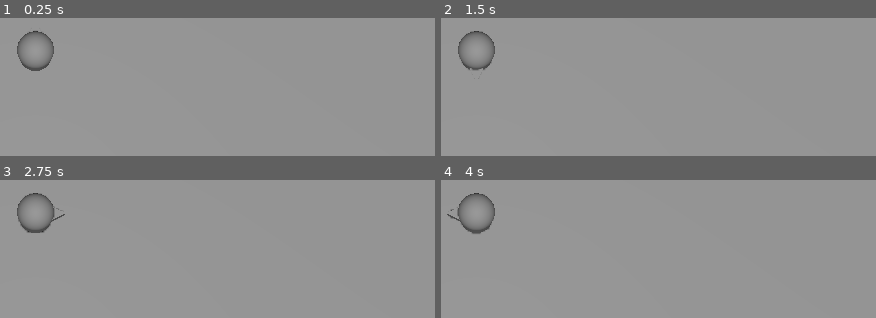
Above: before the commit, frames 1-4 (two rows, left to right).
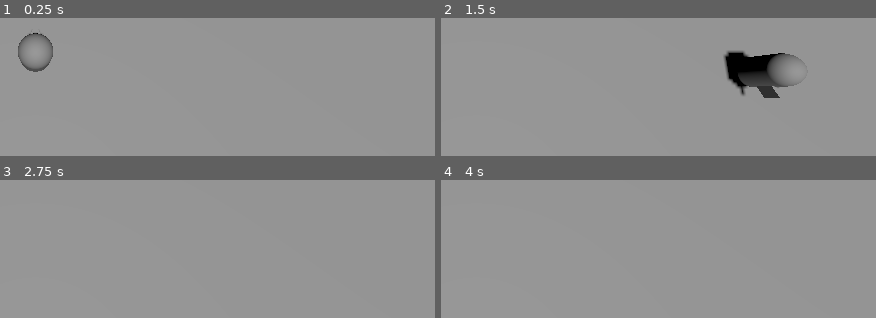
Above: after the commit, the same moments.

Repository: AlexGarbus/global-game-jam-2025
Game: Godot game, scene res://main.tscn
Two runs of this game, one before a commit and one after it. Both use one fixed random seed, a clock stepped at 60 frames per second and the inputs below.
Inputs:
- Up to frame 1 (0.25 s): no input
- Up to frame 2 (1.5 s): hold Right (move_right) 0.53-1.28 s; tap Space (jump) at 0.6, 0.77, 1.07, 1.35 s; hold Down (move_backward) from 1.28 s (still down)
- Up to frame 3 (2.75 s): tap Space (jump) at 1.52, 1.82, 2.1 s; release Down (move_backward) at 2.03 s; hold Right (move_right) from 2.03 s (still down)
- Up to frame 4 (4 s): tap Enter at 2.75 s; release Right (move_right) at 2.78 s; hold Up (move_forward) 2.78-3.53 s; tap Space (jump) at 2.85, 3.02, 3.32, 3.5, 3.6, 3.77 s; hold Left (move_left) from 3.53 s (still down)

The runs differ from the first frame. In frame 1, 0.2% of the frame differs, in the area x 3-13%, y 9-40%; in frame 2, 4.7%, in the area x 3-83%, y 9-58%; in frame 3, 1.1%; in frame 4, 1.1%.

Commit message:
Change player to rigidbody

Diff:
--- a/main.tscn
+++ b/main.tscn
@@ -27,4 +27,5 @@
 transform = Transform3D(1, 0, 0, 0, 1, 0, 0, 0, 1, 0, 1.58308, 0)
 
 [node name="Camera3D" type="Camera3D" parent="Player"]
-transform = Transform3D(1, 0, 0, 0, 0.196374, 0.980529, 0, -0.980529, 0.196374, 0, 8.32661, 1.11832)
+transform = Transform3D(1, 0, 0, 0, 0.196374, 0.980529, 0, -0.980529, 0.196374, 0, 9.90969, 1.11832)
+top_level = true
--- a/player/player.gd
+++ b/player/player.gd
@@ -1,28 +1,19 @@
-extends CharacterBody3D
+extends RigidBody3D
 
 
-@export var speed = 5.0
-@export var jump_velocity = 4.5
+@export var move_force = 5.0
+@export var jump_force = 4.5
 
 
 func _physics_process(delta: float) -> void:
-	# Add the gravity.
-	if not is_on_floor():
-		velocity += get_gravity() * delta
+	# Handle jump.
+	$FloorDetector.global_transform.origin = global_transform.origin
+	if Input.is_action_just_pressed("jump") and $FloorDetector.is_colliding():
+		apply_impulse(Vector3.UP * jump_force)
 
-	# Handle jump.
-	if Input.is_action_just_pressed("jump") and is_on_floor():
-		velocity.y = jump_velocity
-
-	# Get the input direction and handle the movement/deceleration.
+	# Get the input direction and handle the movement.
 	var input_dir := Input.get_vector("move_left", "move_right", "move_forward", "move_backward")
 	var direction := (transform.basis * Vector3(input_dir.x, 0, input_dir.y)).normalized()
 	if direction:
 		$Pivot.basis = Basis.looking_at(direction)
-		velocity.x = direction.x * speed
-		velocity.z = direction.z * speed
-	else:
-		velocity.x = move_toward(velocity.x, 0, speed)
-		velocity.z = move_toward(velocity.z, 0, speed)
-
-	move_and_slide()
+		apply_force(Vector3(direction.x, 0, direction.z) * move_force)
--- a/player/player.tscn
+++ b/player/player.tscn
@@ -6,10 +6,21 @@
 
 [sub_resource type="PrismMesh" id="PrismMesh_48d30"]
 
+[sub_resource type="SphereMesh" id="SphereMesh_uohq2"]
+radius = 1.0
+height = 2.0
+
 [sub_resource type="CapsuleShape3D" id="CapsuleShape3D_eqimg"]
 
-[node name="Player" type="CharacterBody3D"]
+[sub_resource type="SphereShape3D" id="SphereShape3D_xkprb"]
+radius = 1.0
+
+[node name="Player" type="RigidBody3D"]
+collision_layer = 3
+lock_rotation = true
 script = ExtResource("1_mam4c")
+move_force = 25.0
+jump_force = 5.0
 
 [node name="Pivot" type="Node3D" parent="."]
 
@@ -20,5 +31,17 @@
 transform = Transform3D(-0.5, 4.37114e-08, -1.91069e-15, 0, -2.18557e-08, -0.5, -4.37114e-08, -0.5, 2.18557e-08, 0, 0, -0.592)
 mesh = SubResource("PrismMesh_48d30")
 
-[node name="CollisionShape3D" type="CollisionShape3D" parent="."]
+[node name="Bubble" type="MeshInstance3D" parent="Pivot"]
+visible = false
+mesh = SubResource("SphereMesh_uohq2")
+
+[node name="CapsuleShape" type="CollisionShape3D" parent="."]
 shape = SubResource("CapsuleShape3D_eqimg")
+
+[node name="SphereShape" type="CollisionShape3D" parent="."]
+shape = SubResource("SphereShape3D_xkprb")
+disabled = true
+
+[node name="FloorDetector" type="RayCast3D" parent="."]
+top_level = true
+target_position = Vector3(0, -1.1, 0)
--- a/project.godot
+++ b/project.godot
@@ -55,3 +55,8 @@
 , Object(InputEventJoypadButton,"resource_local_to_scene":false,"resource_name":"","device":-1,"button_index":0,"pressure":0.0,"pressed":false,"script":null)
 ]
 }
+
+[layer_names]
+
+3d_physics/layer_1="world"
+3d_physics/layer_2="player"
Not shown: 1 places in player/player.tscn that only renumber resources
